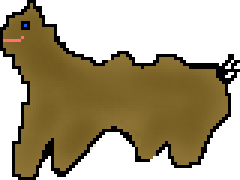
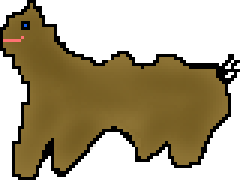
Layer changes from the first 240 × 180 image to the second:
painted on "Background" over [147, 153, 156, 159]
